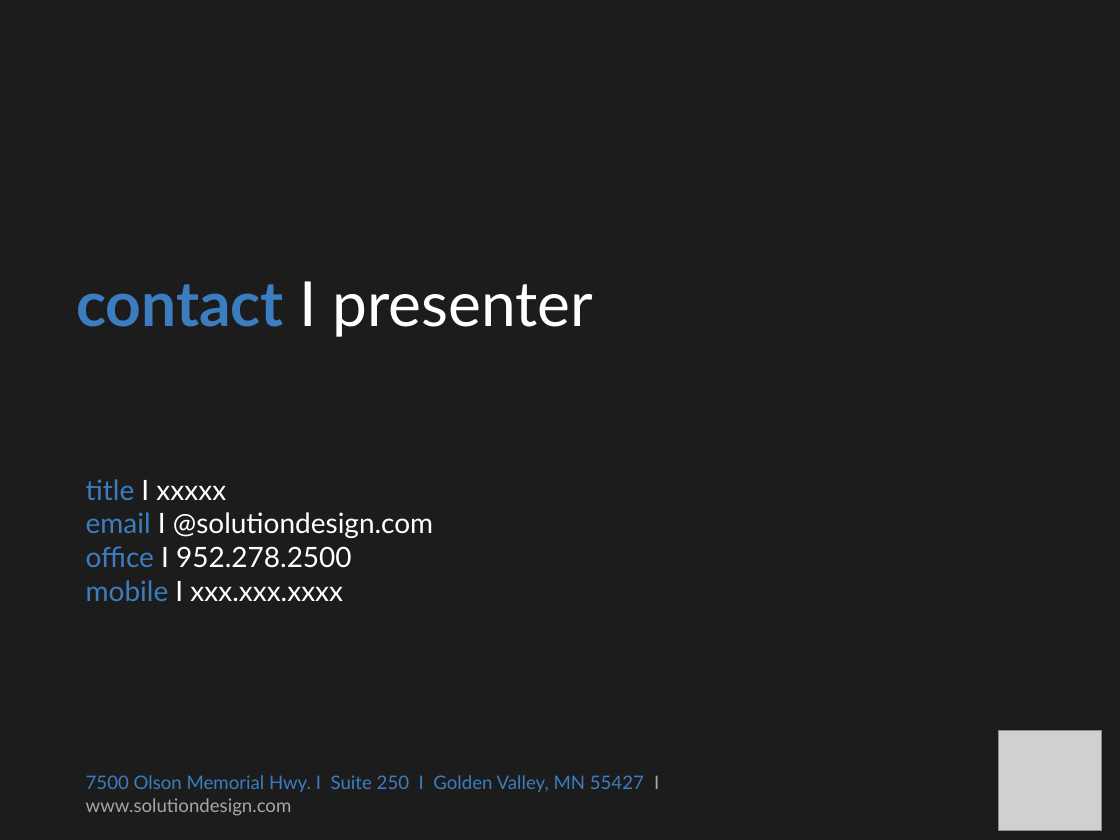
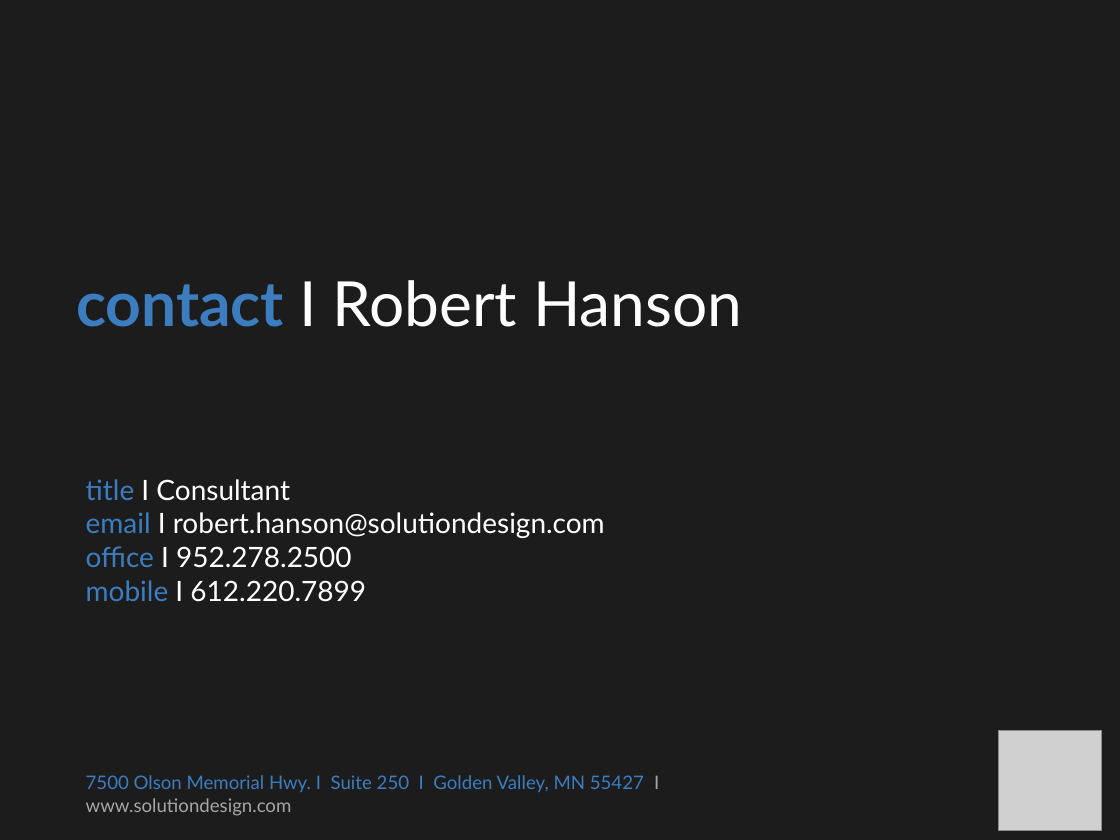
Before and after one commit to kimtuck/AngularDemo, a slide deck: slide 19 of Presentation/Angular Introduction.ppt. Drawn at 1120x840 pixels with LibreOffice and Linux fonts; fonts in the diff are those of the drawing; grey boxes stand for pictures. Boxes give left, top, right and bottom in pixels: in the first picture for what was removed or moved away, otherwise in the second. Text is boxed around its words. In the diff, an @@ line names an element or a change of style, - is before the commit and + after.

```diff
--- a/Presentation/Angular Introduction.ppt
+++ b/Presentation/Angular Introduction.ppt
@@ title at [77, 280, 742, 327]: text changed @@
-contact I presenter
+contact I Robert Hanson
@@ text at [86, 479, 605, 538]: text changed @@
-title I xxxxx
-email I @solutiondesign.com
+title I Consultant
+email I robert.hanson@solutiondesign.com
@@ text at [86, 580, 366, 602]: text changed @@
-mobile I xxx.xxx.xxxx
+mobile I 612.220.7899
```
Also in this commit, not shown: 3 other slides changed.
